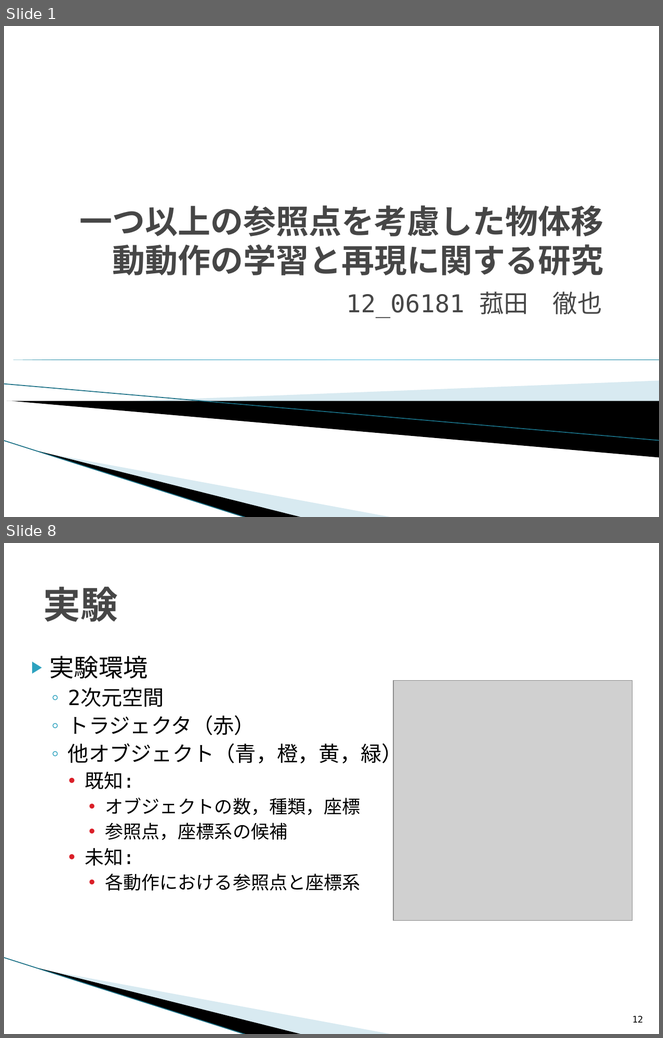
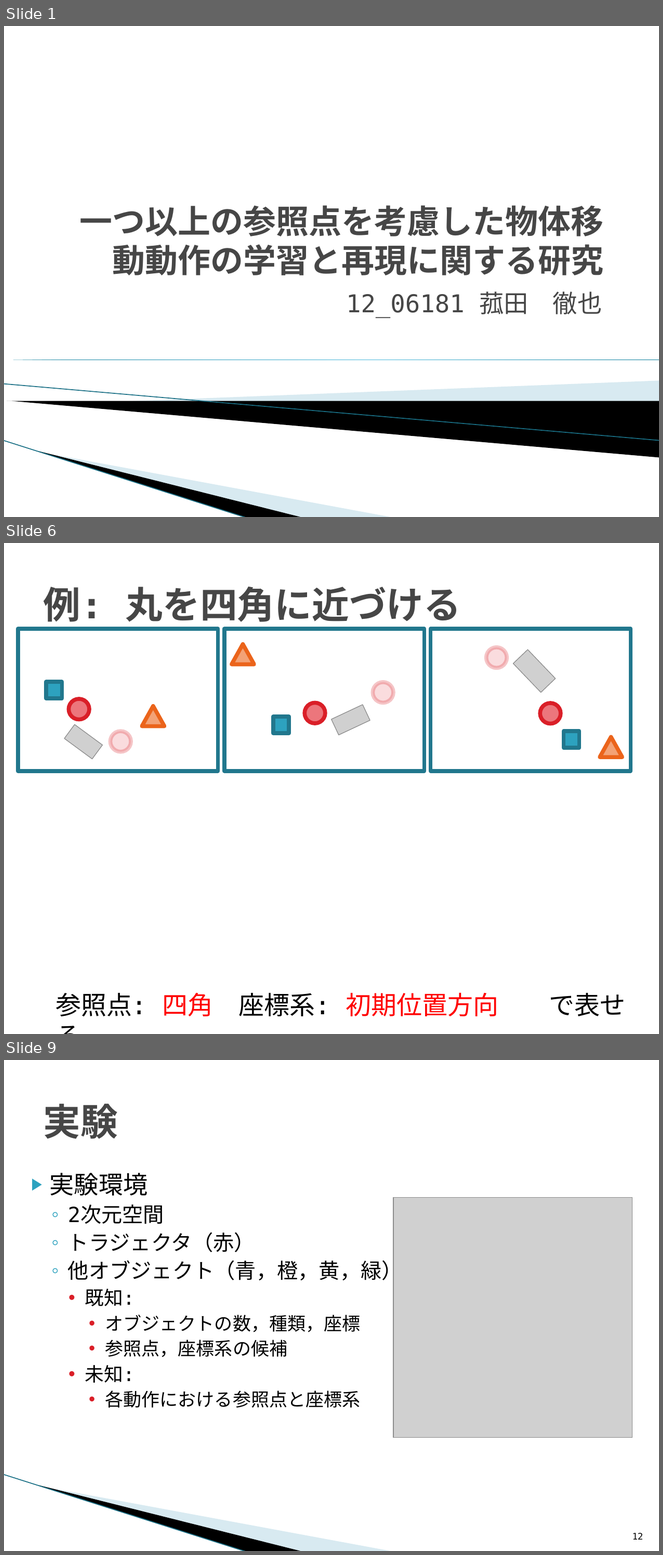
Before and after one commit to TetsuyaKomota/GitforEclipseTest, a slide deck: IntentionLearning/memo/presentation/卒論発表会スライド.pptx. Shown one above the other, each under a label of ours: slides 1 and 8 before the commit, slides 1, 6 and 9 after it; the slides between them are not shown. The pictures are 663x1038 and 663x1555 pixels, drawn with LibreOffice and Linux fonts; fonts in the diff are those of the drawing; grey boxes stand for pictures; background and template pictures are left out. Boxes give left, top, right and bottom in pixels: in the first picture for what was removed or moved away, otherwise in the second. Text is boxed around its words. In the diff, an @@ line names an element or a change of style, - is before the commit and + after.

```diff
--- a/IntentionLearning/memo/presentation/卒論発表会スライド.pptx
+++ b/IntentionLearning/memo/presentation/卒論発表会スライド.pptx
@@ slide 6 added at [4,543,659,1034], background #FFFFFF @@
@@ title added at [43,587,462,628], 41 pt, text #464646, bold @@
+例: 丸を四角に近づける
@@ rectangle added at [18,629,218,771], fill #FFFFFF, outline #21788D 4.33 pt @@
@@ rectangle added at [224,629,424,771], fill #FFFFFF, outline #21788D 4.33 pt @@
@@ rectangle added at [430,629,631,771], fill #FFFFFF, outline #21788D 4.33 pt @@
@@ triangle added at [231,644,254,665], fill #F3A276, outline #EB641B 4.33 pt @@
@@ ellipse added at [486,647,506,667], fill #EC767C at 25% opacity, outline #DA1F28 4.33 pt @@
@@ picture added at [513,650,556,693] @@
@@ rectangle added at [47,682,62,699], fill #2DA2BF, outline #21788D 4.33 pt @@
@@ ellipse added at [373,682,393,703], fill #EC767C at 25% opacity, outline #DA1F28 4.33 pt @@
@@ ellipse added at [69,699,89,719], fill #EC767C, outline #DA1F28 4.33 pt @@
@@ triangle added at [142,706,164,727], fill #F3A276, outline #EB641B 4.33 pt @@
@@ ellipse added at [305,703,325,723], fill #EC767C, outline #DA1F28 4.33 pt @@
@@ picture added at [332,705,371,735] @@
@@ ellipse added at [540,703,560,723], fill #EC767C, outline #DA1F28 4.33 pt @@
@@ picture added at [64,724,103,759] @@
@@ rectangle added at [273,717,289,734], fill #2DA2BF, outline #21788D 4.33 pt @@
@@ ellipse added at [110,731,130,752], fill #EC767C at 25% opacity, outline #DA1F28 4.33 pt @@
@@ rectangle added at [564,731,579,748], fill #2DA2BF, outline #21788D 4.33 pt @@
@@ triangle added at [599,737,622,757], fill #F3A276, outline #EB641B 4.33 pt @@
@@ rectangle added at [16,775,640,956], fill #FFFFFF @@
@@ text added at [55,993,626,1017], 28 pt, text #000000 @@
+参照点: 四角 座標系: 初期位置方向 で表せる
@@ what was slide 8 is now slide 9 @@
```
Also in this commit, not shown: 1 slide changed, 9 other slides added, 2 other files.
